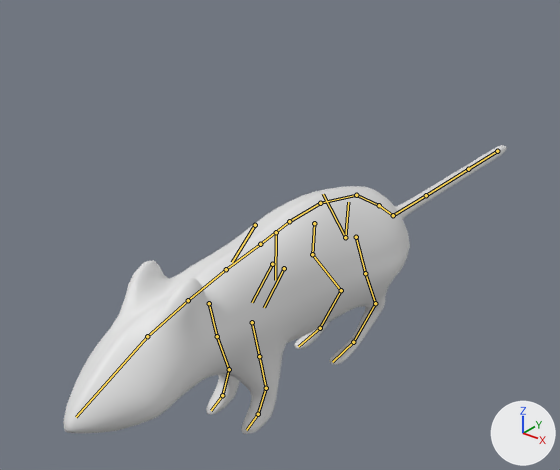
Before and after pictures for a commit that changed the Blender file Models/RatCharacter/rat.blend.
One viewpoint serves both versions: a camera (50 mm lens) standing at (1.95, -2.6, 2.33) and looking at (-0.26, 0.17, 0.62). Lighting does not change. The marker at lower right points along +X, +Y and +Z. The bones that bend it are drawn over the model as lines.

In view in the first picture: 'Rat'.
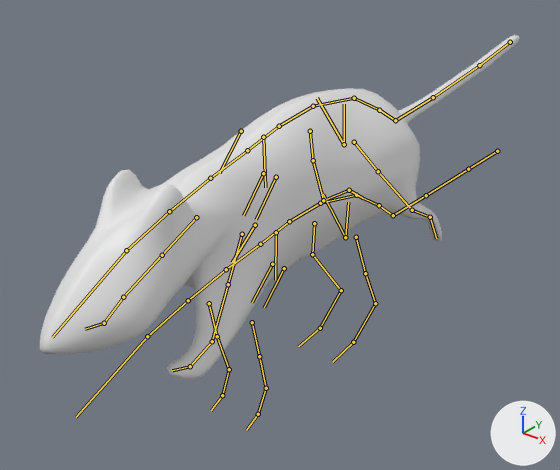
The newer file adds an action. The first version stands in its rest pose; the second is drawn at frame 0 of the action 'Fall.001'.

Boxes (x1, y1, x2, y2) around the edits, measured in the pictures (560 x 470 px):
'Rat', posed (8% wider, 19% taller)
    before: (63, 145, 507, 434)
    after: (40, 35, 520, 380)

What the commit changed:
Bone 'torso' (bone_torso) moves from (0.0, 0.0, 0.0) to (0.01, -0.06, 0.53).
Bone 'torso' (bone_torso) turns from (0, 0, 0) to (5, 0, -1) degrees about its own x, y and z.
Bone 'spine.003' (bone_spine_003) turns from (0, 0, 0) to (13, 7, 6) degrees about its own x, y and z.
Bone 'spine_master.003' (bone_spine_master_003) turns from (0, 0, 0) to (1, 3, 2) degrees about its own x, y and z.
Bone 'front_foot_ik.L' (bone_front_foot_ik_l) moves from (0.0, 0.0, 0.0) to (0.13, -0.61, 0.54).
Bone 'front_foot_ik.L' (bone_front_foot_ik_l) turns from (0, 0, 0) to (-43, 0, 0) degrees about its own x, y and z.
Bone 'front_foot_ik.R' (bone_front_foot_ik_r) moves from (0.0, 0.0, 0.0) to (-0.16, -0.75, 0.54).
Bone 'front_foot_ik.R' (bone_front_foot_ik_r) turns from (0, 0, 0) to (-34, 0, 0) degrees about its own x, y and z.
Bone 'foot_ik.L' (bone_foot_ik_l) moves from (0.0, 0.0, 0.0) to (0.14, 0.77, 0.44).
Bone 'foot_ik.L' (bone_foot_ik_l) turns from (0, 0, 0) to (115, 1, 0) degrees about its own x, y and z.
Bone 'foot_ik.R' (bone_foot_ik_r) moves from (0.0, 0.0, 0.0) to (-0.18, 0.89, 0.36).
Bone 'foot_ik.R' (bone_foot_ik_r) turns from (0, 0, 0) to (140, 0, 0) degrees about its own x, y and z.
